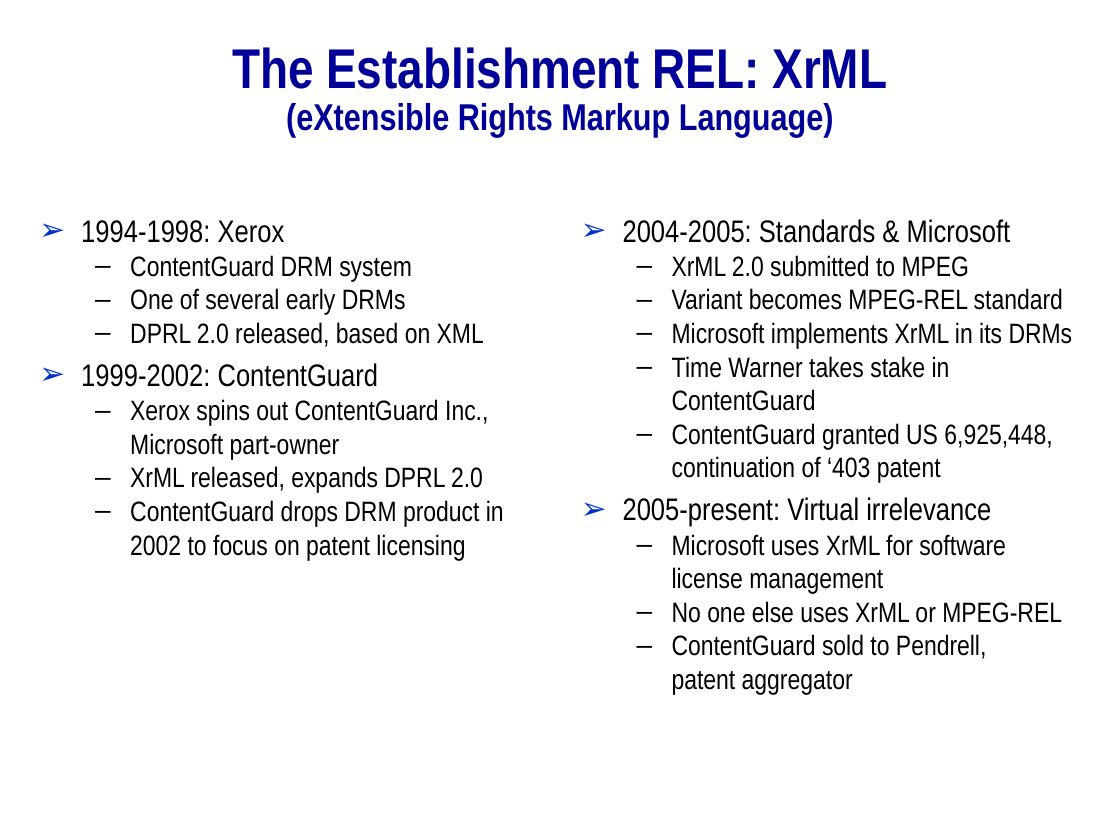
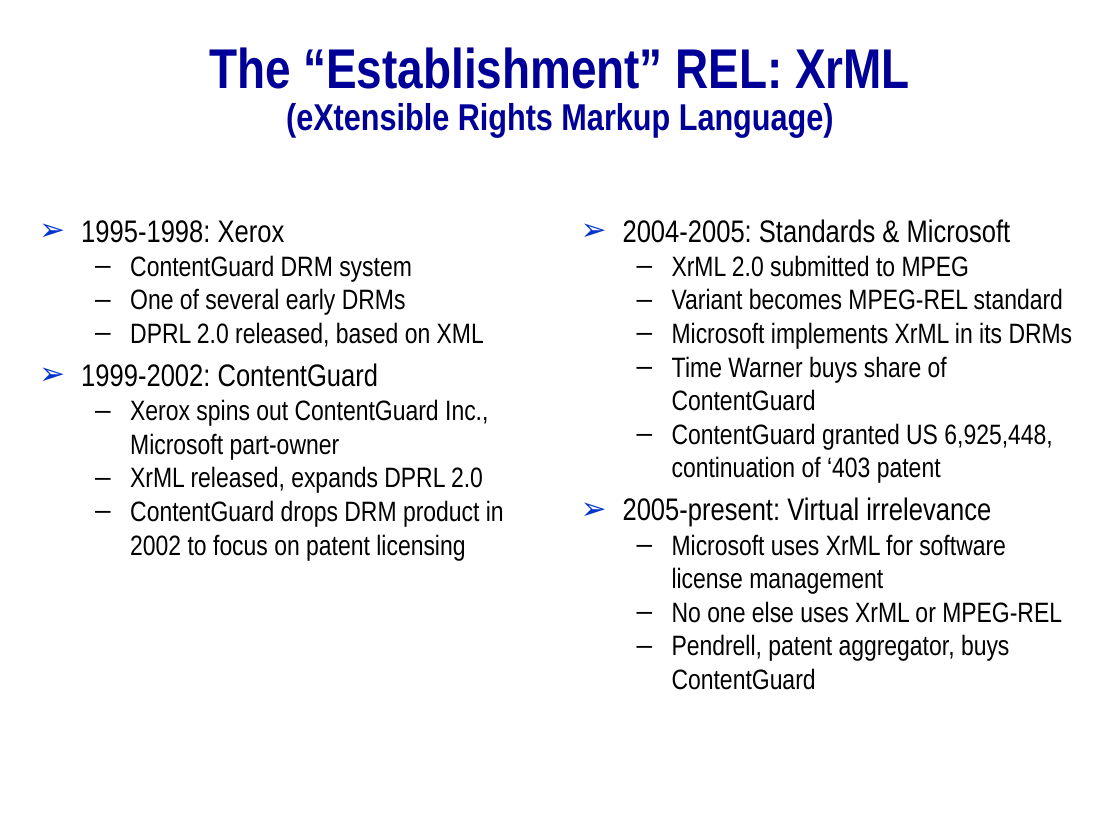
Before and after one commit to mitmedialab/2019-MIT-Computational-Law-Course, a slide deck: slide 8 of Presentations/Rights Expression Languages.pptx. Drawn at 1120x840 pixels with LibreOffice and Linux fonts; fonts in the diff are those of the drawing; background and template pictures are left out. Boxes give left, top, right and bottom in pixels: in the first picture for what was removed or moved away, otherwise in the second. Text is boxed around its words. In the diff, an @@ line names an element or a change of style, - is before the commit and + after.

```diff
--- a/Presentations/Rights Expression Languages.pptx
+++ b/Presentations/Rights Expression Languages.pptx
@@ title at (209,47,910,137): text changed @@
-The Establishment REL: XrML
-(eXtensible Rights Markup Language)
+The “Establishment” REL: XrML
+(eXtensible Rights Markup Language)
@@ text at (81,220,285,243): text changed @@
-➢ 1994-1998: Xerox
+➢ 1995-1998: Xerox
@@ text at (672,356,947,411): text changed @@
-  – Time Warner takes stake in ContentGuard
+  – Time Warner buys share of ContentGuard
@@ text at (672,634,1009,690): text changed @@
-  – ContentGuard sold to Pendrell,
-    patent aggregator
+  – Pendrell, patent aggregator, buys ContentGuard
```
Also in this commit, not shown: 12 other slides changed, 8 slides added, 2 slides removed, 1 other file.
